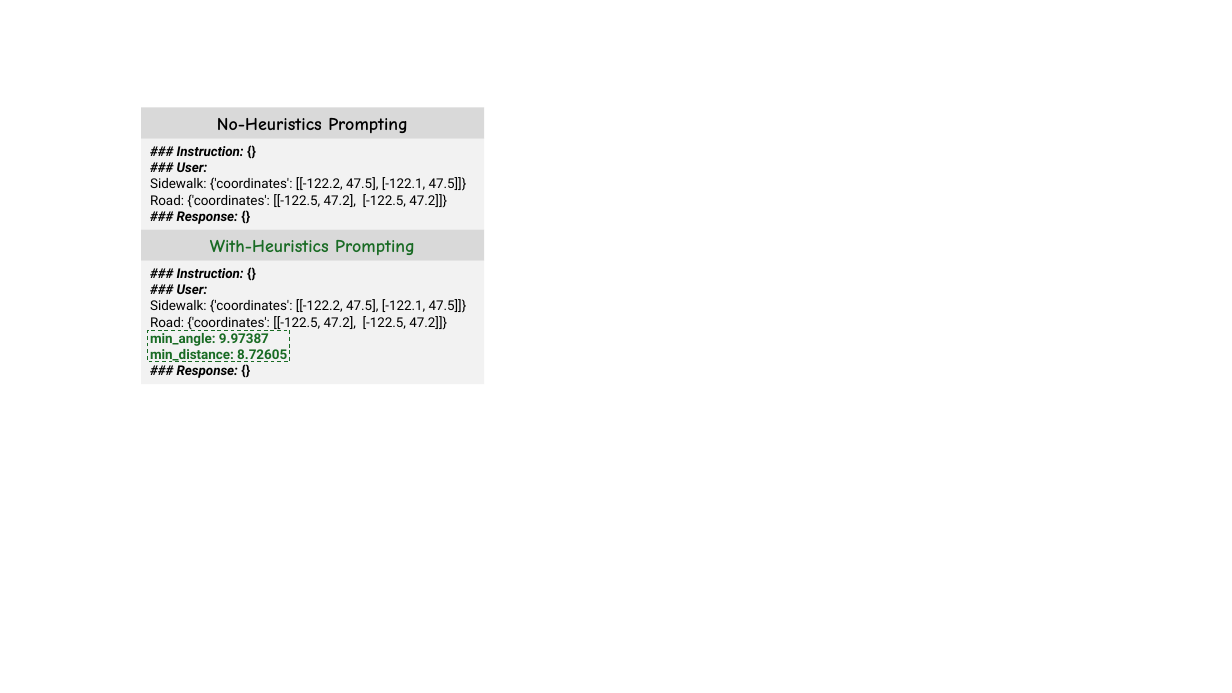
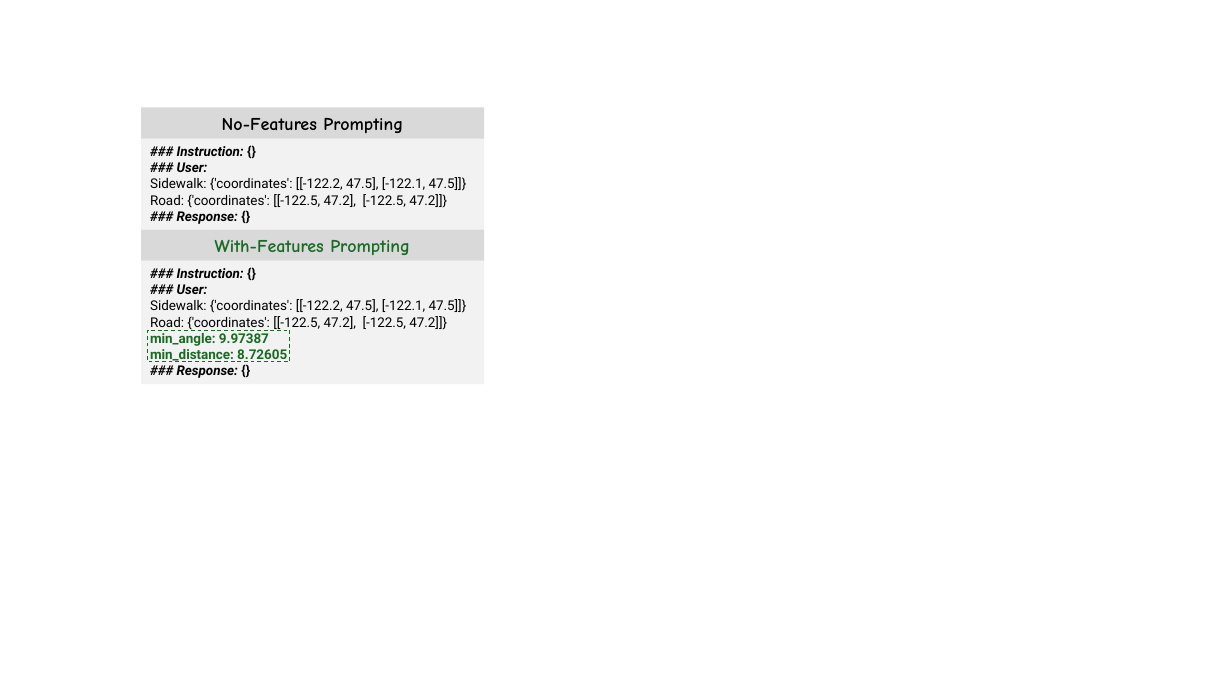
Before and after one commit to BeanHam/2024-spatial-data-integration, a slide deck: slide 2 of misc/visualizations.pptx. Drawn at 1232x693 pixels with LibreOffice and Linux fonts; fonts in the diff are those of the drawing. Boxes give left, top, right and bottom in pixels: in the first picture for what was removed or moved away, otherwise in the second. Text is boxed around its words. In the diff, an @@ line names an element or a change of style, - is before the commit and + after.

```diff
--- a/misc/visualizations.pptx
+++ b/misc/visualizations.pptx
@@ text in rectangle at (x1=222, y1=118, x2=403, y2=133): text changed @@
-No-Heuristics Prompting
+No-Features Prompting
@@ text in rectangle at (x1=215, y1=240, x2=410, y2=255): text changed @@
-With-Heuristics Prompting
+With-Features Prompting
```
Also in this commit, not shown: 11 other files.
